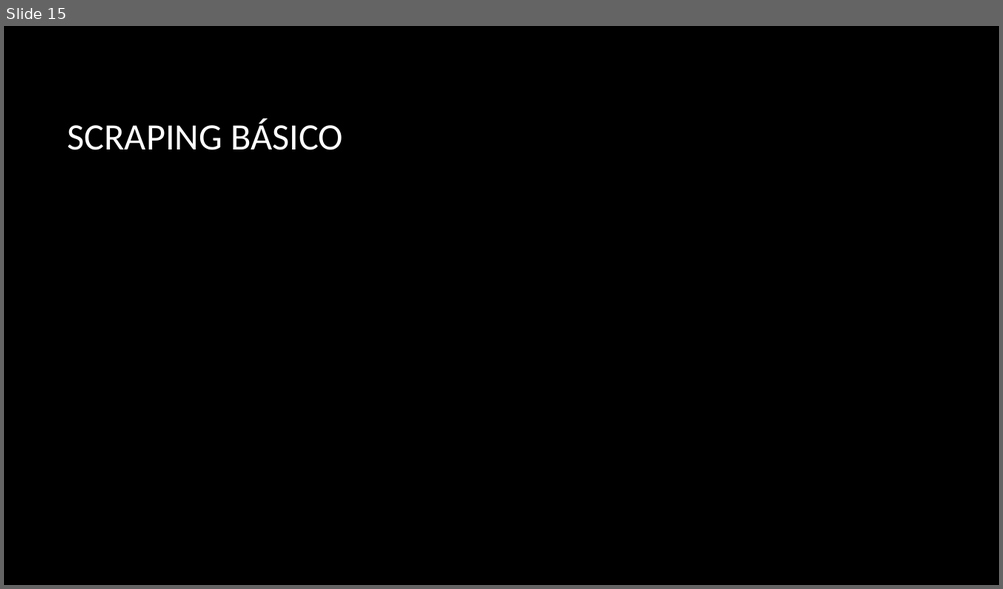
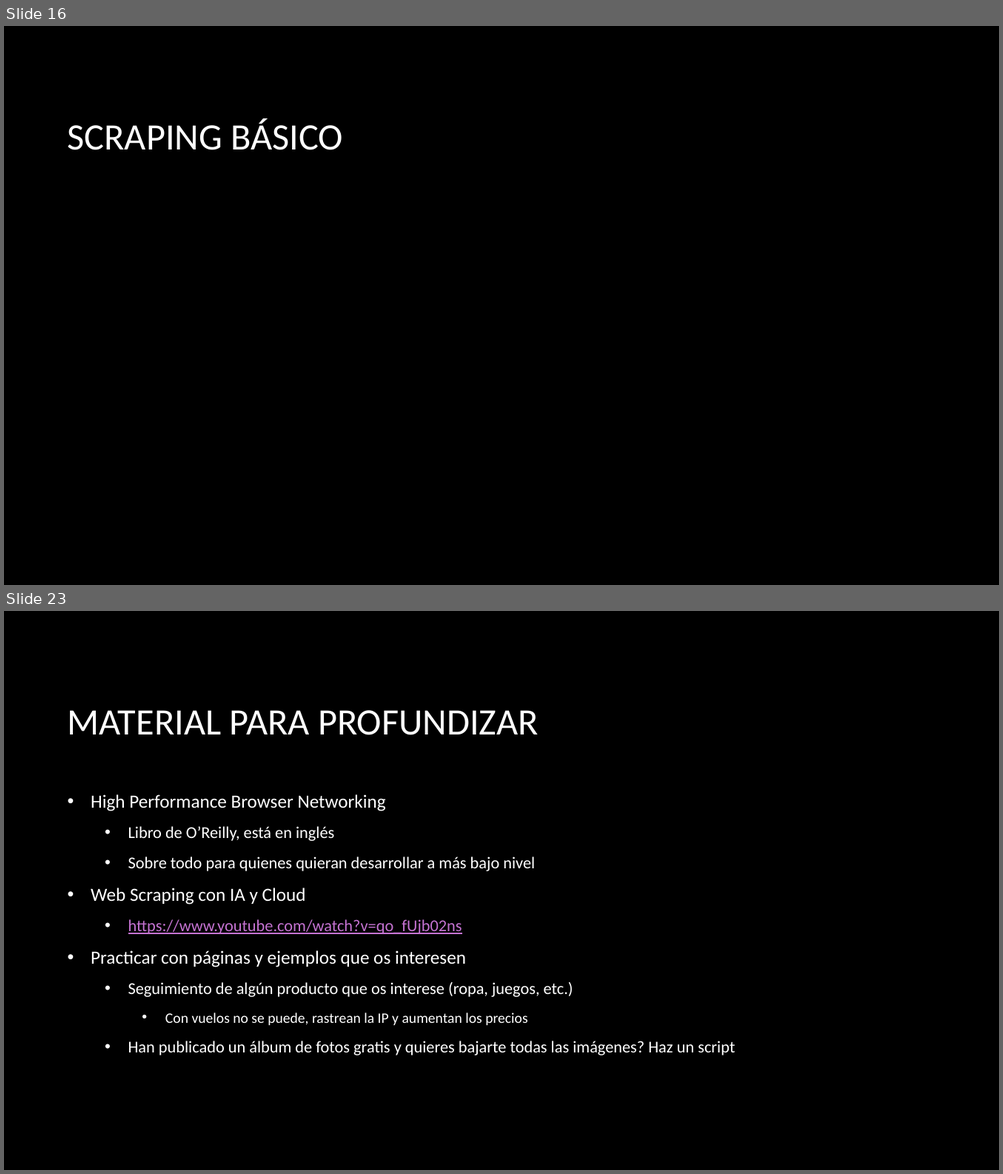
Before and after one commit to jofaval/talks-about, a slide deck: uv/web-scraping-y-las-bases-de-datos-ofuscadas/web-scraping-core.pptx. Shown one above the other, each under a label of ours: slide 15 before the commit, slides 16 and 23 after it; the slides between them are not shown. The pictures are 1003x589 and 1003x1174 pixels, drawn with LibreOffice and Linux fonts; fonts in the diff are those of the drawing; background and template pictures are left out. Boxes give left, top, right and bottom in pixels: in the first picture for what was removed or moved away, otherwise in the second. Text is boxed around its words. In the diff, an @@ line names an element or a change of style, - is before the commit and + after.

Commit message:
feat(uv): web-scraping polishing

```diff
--- a/uv/web-scraping-y-las-bases-de-datos-ofuscadas/web-scraping-core.pptx
+++ b/uv/web-scraping-y-las-bases-de-datos-ofuscadas/web-scraping-core.pptx
@@ slide 23 added at bbox=[4, 611, 999, 1170], background picture (left out) @@
@@ title added at bbox=[68, 710, 538, 735], 36 pt, text #FFFFFF @@
+MATERIAL PARA PROFUNDIZAR
@@ text added at bbox=[91, 795, 734, 1056], 16 pt, text #FFFFFF @@
+• High Performance Browser Networking
+  • Libro de O’Reilly, está en inglés
+  • Sobre todo para quienes quieran desarrollar a más bajo nivel
+• Web Scraping con IA y Cloud
+  • https://www.youtube.com/watch?v=qo_fUjb02ns
+• Practicar con páginas y ejemplos que os interesen
+  • Seguimiento de algún producto que os interese (ropa, juegos, etc.)
+    • Con vuelos no se puede, rastrean la IP y aumentan los precios
+  • Han publicado un álbum de fotos gratis y quieres bajarte todas las imágenes? Haz un script
@@ what was slide 15 is now slide 16 @@
```
Also in this commit, not shown: 6 slides changed, 4 other slides added.
